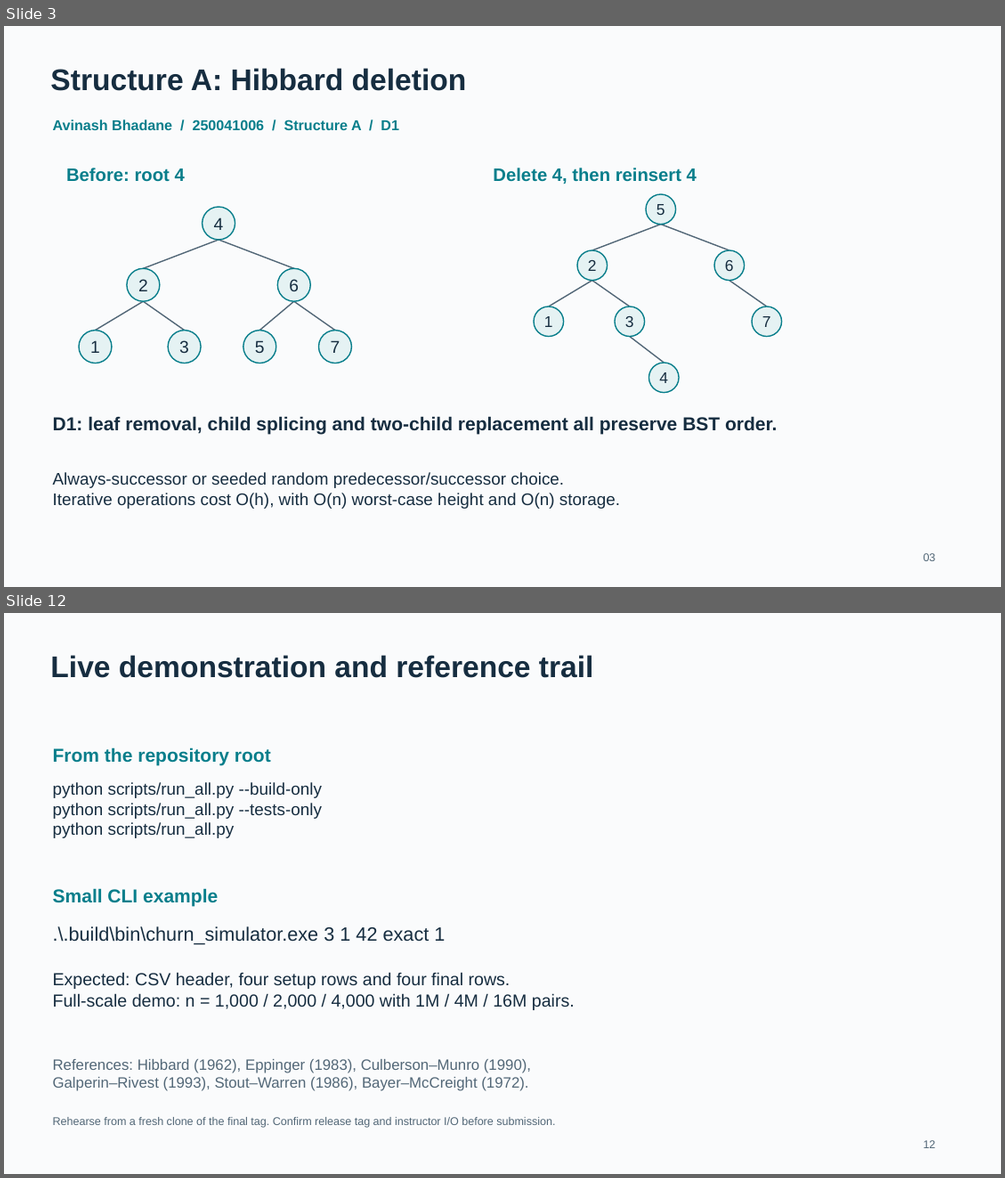
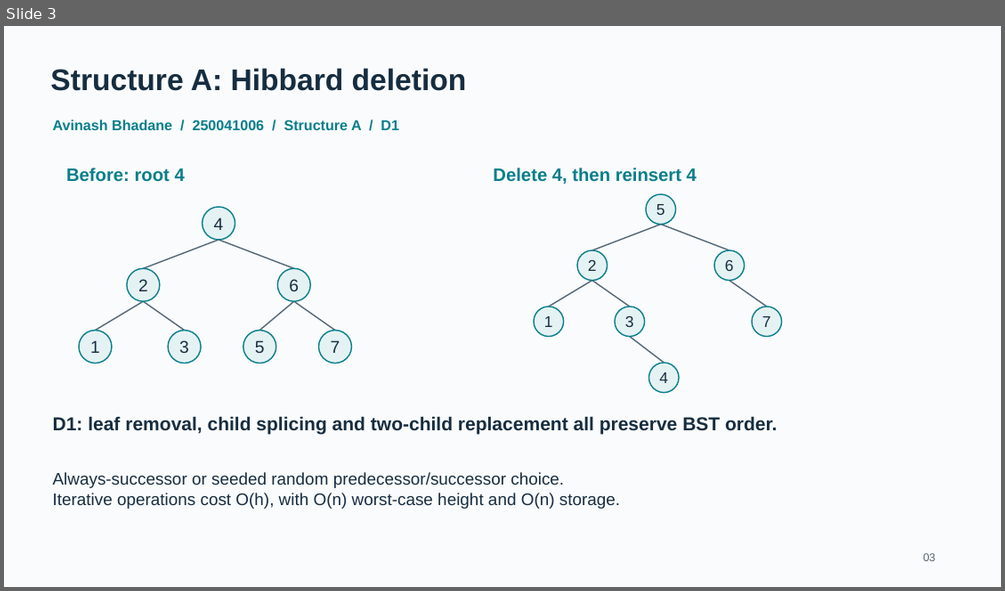
Before and after one commit to MayankMoyal/DSA-Project, a slide deck: docs/slides/slides.pptx. Shown one above the other, each under a label of ours: slides 3 and 12 before the commit, slide 3 after it; the slides between them are not shown. The pictures are 1005x1178 and 1005x591 pixels, drawn with LibreOffice and Linux fonts; fonts in the diff are those of the drawing. Boxes give left, top, right and bottom in pixels: in the first picture for what was removed or moved away, otherwise in the second. Text is boxed around its words. In the diff, an @@ line names an element or a change of style, - is before the commit and + after.

```diff
--- a/docs/slides/slides.pptx
+++ b/docs/slides/slides.pptx
@@ slide 12 removed at box(4, 613, 1001, 1174), background #FAFBFC @@
@@ text removed at box(50, 655, 594, 678) @@
-Live demonstration and reference trail
@@ text removed at box(53, 747, 271, 766) @@
-From the repository root
@@ text removed at box(53, 782, 322, 838) @@
-python scripts/run_all.py --build-only
-python scripts/run_all.py --tests-only
-python scripts/run_all.py
@@ text removed at box(53, 888, 218, 906) @@
-Small CLI example
@@ text removed at box(53, 926, 445, 945) @@
-.\.build\bin\churn_simulator.exe 3 1 42 exact 1
@@ text removed at box(53, 972, 574, 1010) @@
-Expected: CSV header, four setup rows and four final rows.
-Full-scale demo: n = 1,000 / 2,000 / 4,000 with 1M / 4M / 16M pairs.
@@ text removed at box(53, 1059, 531, 1091) @@
-References: Hibbard (1962), Eppinger (1983), Culberson–Munro (1990),
-Galperin–Rivest (1993), Stout–Warren (1986), Bayer–McCreight (1972).
@@ text removed at box(53, 1117, 555, 1127) @@
-Rehearse from a fresh clone of the final tag. Confirm release tag and instructor I/O before submission.
@@ text removed at box(923, 1140, 936, 1148) @@
-12
```
Also in this commit, not shown: 6 slides changed, 3 slides added, 2 other slides removed, 3 other files.
